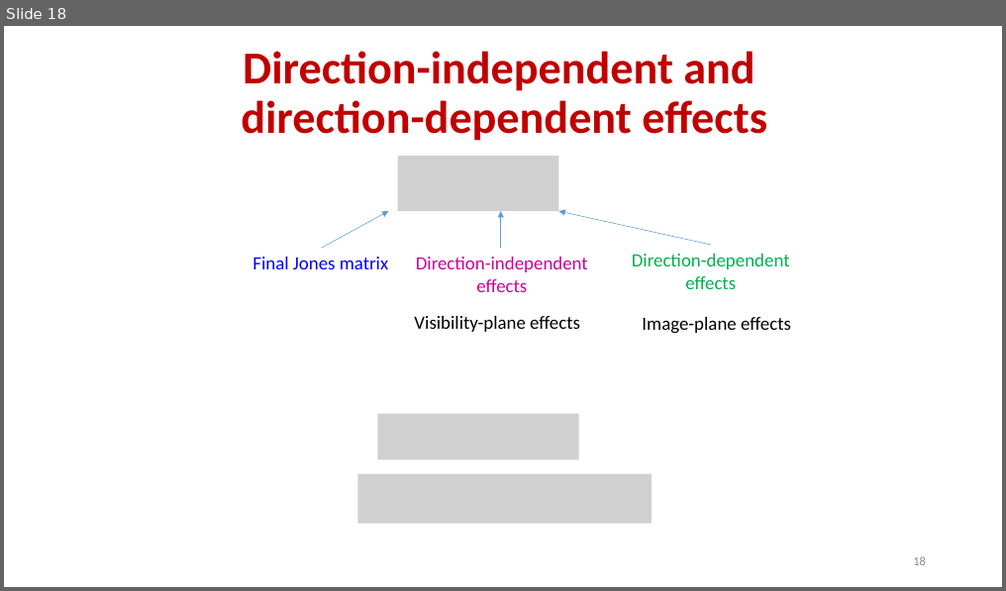
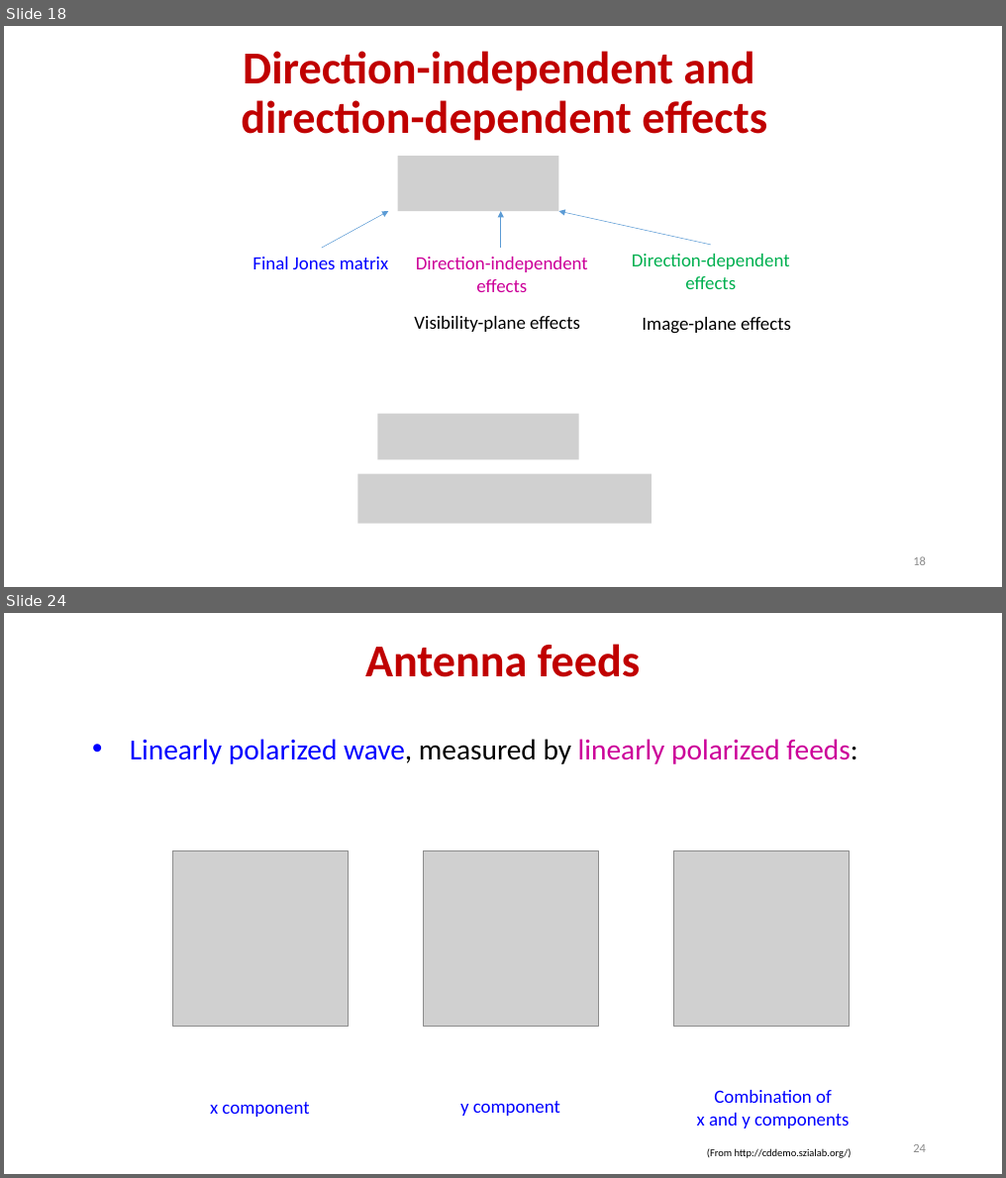
Before and after one commit to ratt-ru/ratt-interferometry-course, a slide deck: lectures/calibration/RIME.pptx. Shown one above the other, each under a label of ours: slide 18 before the commit, slides 18 and 24 after it; the slides between them are not shown. The pictures are 1006x591 and 1006x1178 pixels, drawn with LibreOffice and Linux fonts; fonts in the diff are those of the drawing; grey boxes stand for pictures. Boxes give left, top, right and bottom in pixels: in the first picture for what was removed or moved away, otherwise in the second. Text is boxed around its words. In the diff, an @@ line names an element or a change of style, - is before the commit and + after.

```diff
--- a/lectures/calibration/RIME.pptx
+++ b/lectures/calibration/RIME.pptx
@@ slide 24 added at <box>4,613,1002,1174</box>, background #FFFFFF @@
@@ title added at <box>365,644,640,677</box>, 44 pt, text #C00000, bold @@
+Antenna feeds
@@ text added at <box>130,739,857,764</box>, 28 pt, text #CC0099 @@
+• Linearly polarized wave, measured by linearly polarized feeds:
@@ picture added at <box>173,851,349,1026</box> @@
@@ picture added at <box>423,851,598,1026</box> @@
@@ picture added at <box>674,851,849,1026</box> @@
@@ text added at <box>210,1102,309,1117</box>, 18 pt, text #0000FF @@
+x component
@@ text added at <box>460,1101,560,1116</box>, 18 pt, text #0000FF @@
+y component
@@ text added at <box>697,1090,849,1129</box>, 18 pt, text #0000FF @@
+Combination of
+x and y components
@@ page number added at <box>913,1145,926,1153</box>, 12 pt, text #8C8C8C @@
+24
@@ text added at <box>707,1149,851,1158</box>, 10 pt, text #000000 @@
+(From http://cddemo.szialab.org/)
```
Also in this commit, not shown: 3 slides changed, 11 other slides added, 2 other files.
